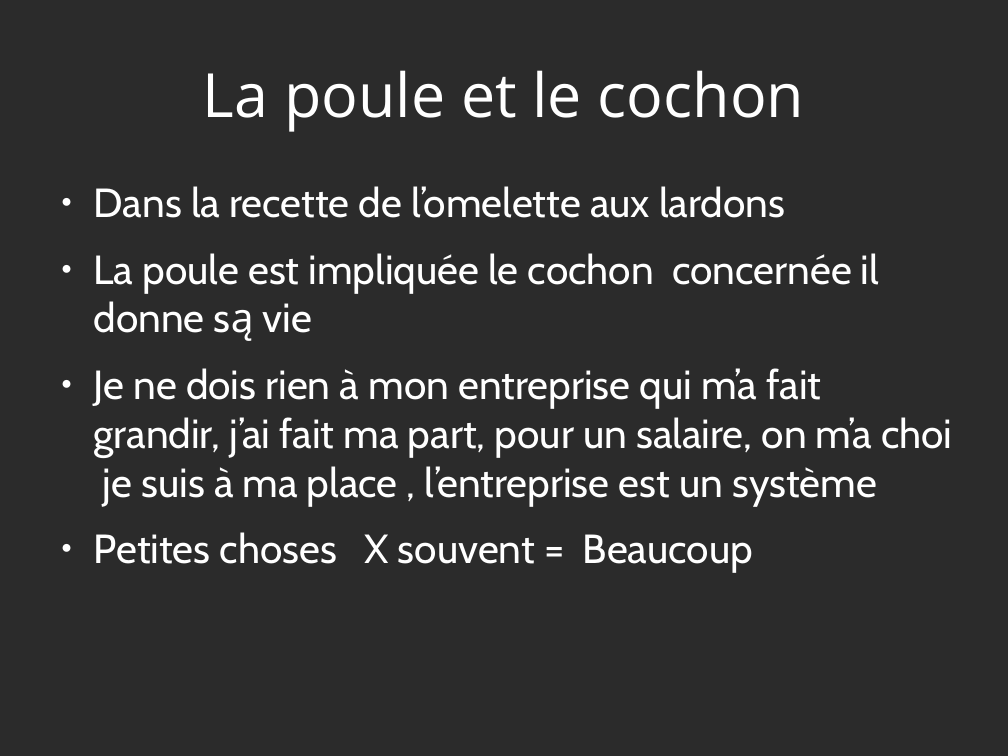
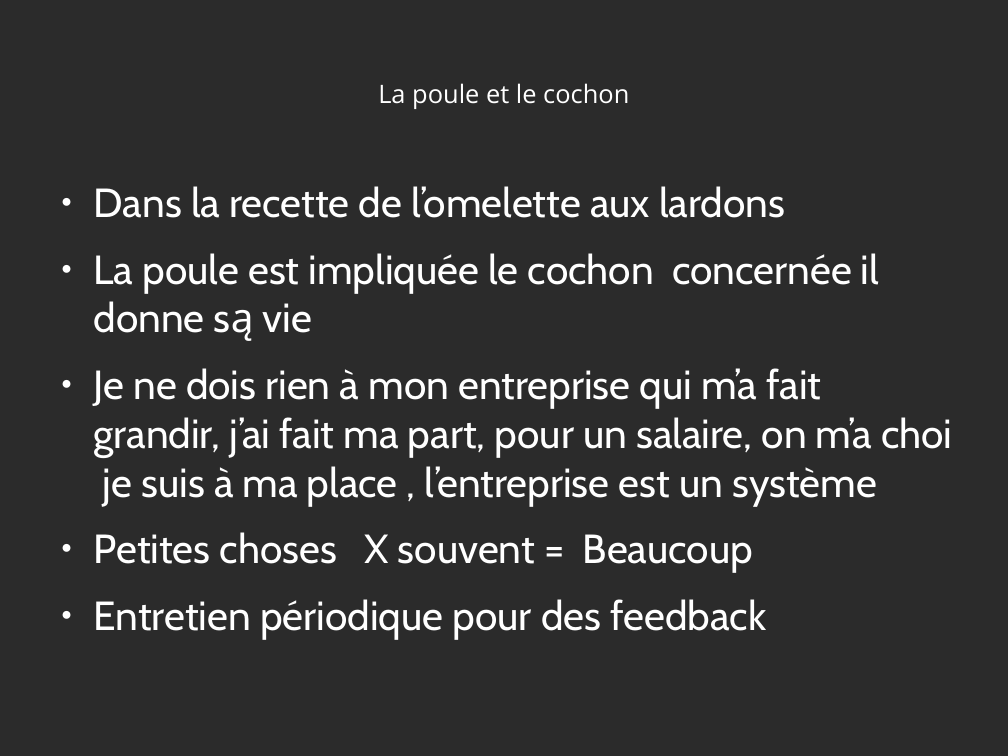
Before and after one commit to heylve/current, a slide deck: slide 38 of admin_perso/germe_formation.odp. Drawn at 1008x756 pixels with LibreOffice and Linux fonts; fonts in the diff are those of the drawing; background and template pictures are left out; a plain dark background stands for a picture behind light text. Boxes give left, top, right and bottom in pixels: in the first picture for what was removed or moved away, otherwise in the second. Text is boxed around its words. In the diff, an @@ line names an element or a change of style, - is before the commit and + after.

```diff
--- a/admin_perso/germe_formation.odp
+++ b/admin_perso/germe_formation.odp
@@ title "La poule et le cochon" at <box>378,83,629,109</box>: size 48 to 20 pt @@
@@ text at <box>94,599,767,639</box>: paragraph added @@
+● Entretien périodique pour des feedback
```
Also in this commit, not shown: 36 other slides changed, 26 slides added, 1 other file.
